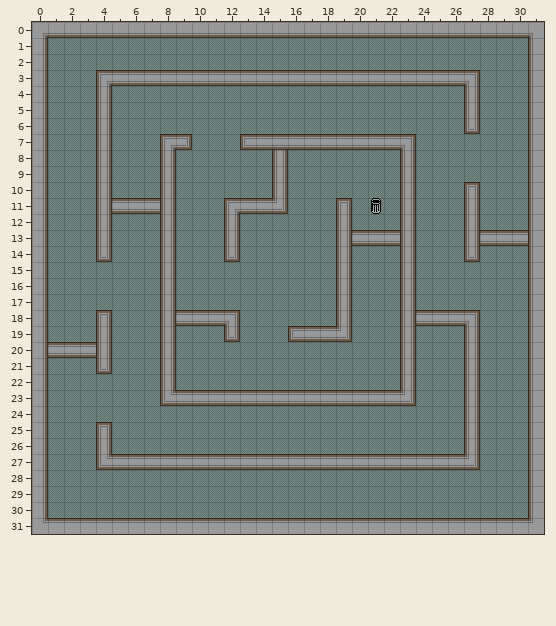
An edit to a level. Tiled map, core/assets/Maps/Official Maps/mazemap.tmx. The first picture shows the starting point.
Cells are 16x16 px. Shown: x 0..31, y 0..31.
Now the later version:
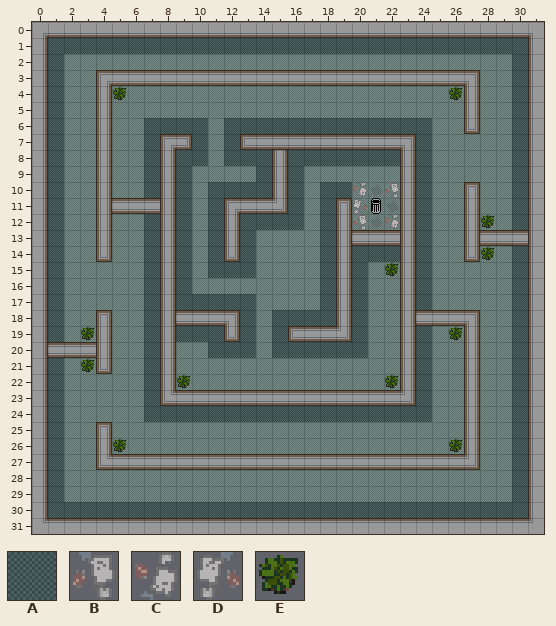
Key: from "rugs2": A 0, B 24, C 28, D 29, E 30.
_ is an empty cell.
Diff:
Changed rows in their new state; . is an unchanged cell.
Layer "Tile Layer 2":
first column x 1:
 1 AAAAAAAAAAAAAAAAAAAAAAAAAAAAAA
 2 A............................A
 3 A............................A
 4 A...E....................E...A
 5 A............................A
 6 A.....AAAA.AAAAAAAAAAAAA.....A
 7 A.....A..A.A...........A.....A
 8 A.....A.AA.AAA.AAAAAAA.A.....A
 9 A.....A.A....A.A.......A.....A
10 A.....A.A.AAAA.A.AAC.B.A.....A
11 A.......A.A....A.A.D...A.....A
12 A.....A.A.A.AAAA.A.B.C.A...E.A
13 A.....A.A.A.A....A.....A......
14 A.....A.A.A.A....A.AAA.A...E.A
15 A.....A.A.AAA....A.A.E.A.....A
16 A.....A.A........A.A...A.....A
17 A.....A.AAAAA....A.A...A.....A
18 A.....A.....A.AAAA.A.........A
19 A.E...A.AAA.A.A....A...A.E...A
20 ......A...AAA.AAAAAA...A.....A
21 A.E...A................A.....A
22 A.....A.E............E.A.....A
23 A.....A................A.....A
24 A.....AAAAAAAAAAAAAAAAAA.....A
25 A............................A
26 A...E....................E...A
27 A............................A
28 A............................A
29 A............................A
30 AAAAAAAAAAAAAAAAAAAAAAAAAAAAAA
Changed places in both pictures, as pixel boxes (x1, y1, x2, y2):
added: (48, 38, 528, 518)
